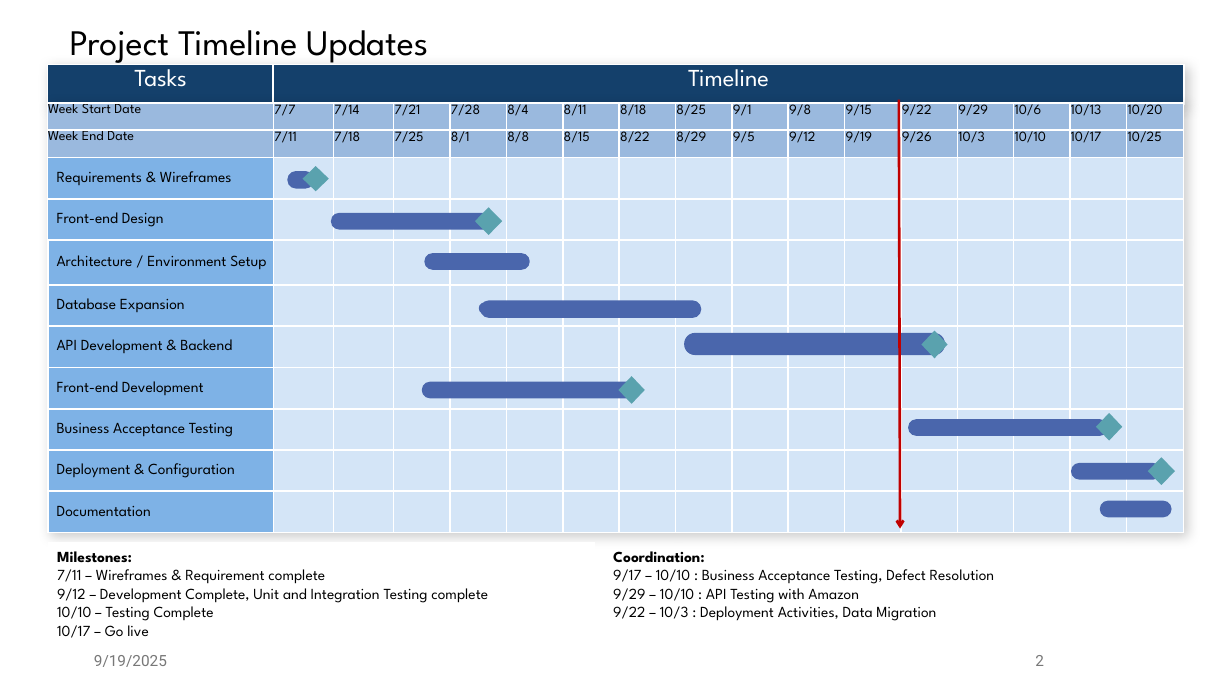
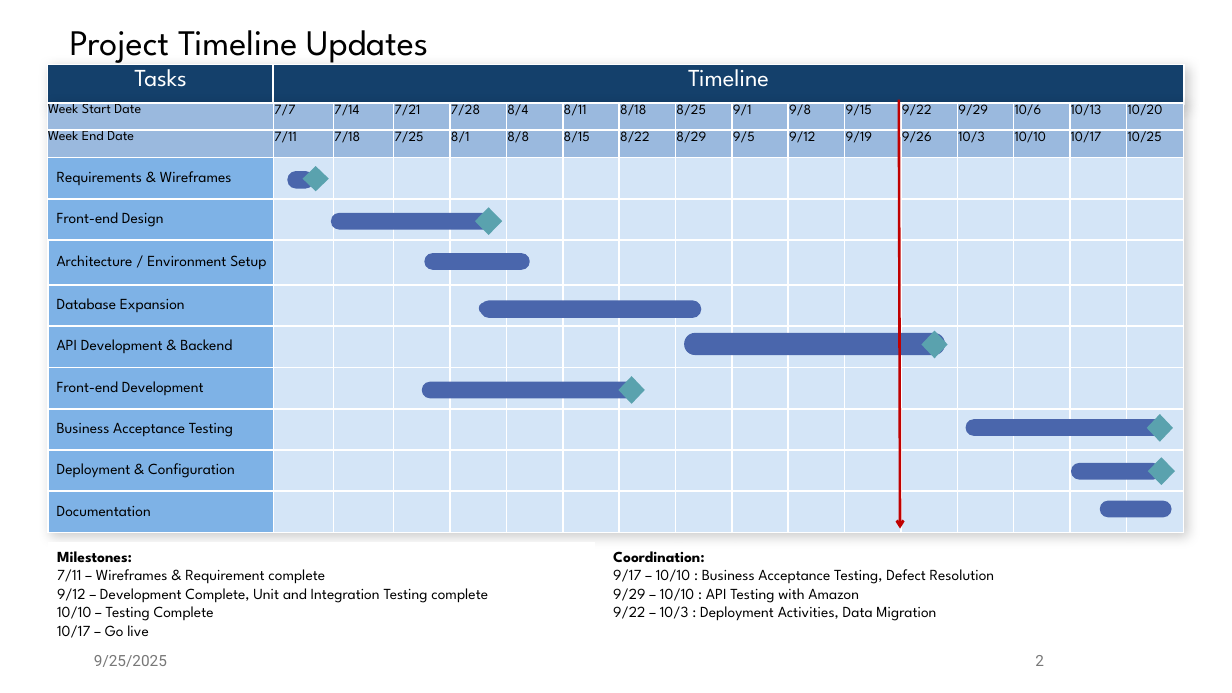
Before and after one commit to AnukiAI/GCCDatabase, a slide deck: slide 2 of 0_Documentation/00 GCC_ImplementationDocuments_8_22_25/GCC_Timeline and Status_9_19_25.pptx. Drawn at 1232x693 pixels with LibreOffice and Linux fonts; fonts in the diff are those of the drawing; background and template pictures are left out. Boxes give left, top, right and bottom in pixels: in the first picture for what was removed or moved away, otherwise in the second. Text is boxed around its words. In the diff, an @@ line names an element or a change of style, - is before the commit and + after.

```diff
--- a/0_Documentation/00 GCC_ImplementationDocuments_8_22_25/GCC_Timeline and Status_9_19_25.pptx
+++ b/0_Documentation/00 GCC_ImplementationDocuments_8_22_25/GCC_Timeline and Status_9_19_25.pptx
@@ diamond: place and size @@
-diamond at bbox=[1096, 413, 1122, 441]
+diamond at bbox=[1147, 414, 1173, 442]
@@ rounded rectangle: place and size @@
-rounded rectangle at bbox=[909, 420, 1108, 436]
+rounded rectangle at bbox=[966, 420, 1165, 436]
@@ text at bbox=[94, 655, 167, 667]: text changed @@
-9/19/2025
+9/25/2025
```
Also in this commit, not shown: 30 other slides changed, 40 other files.
